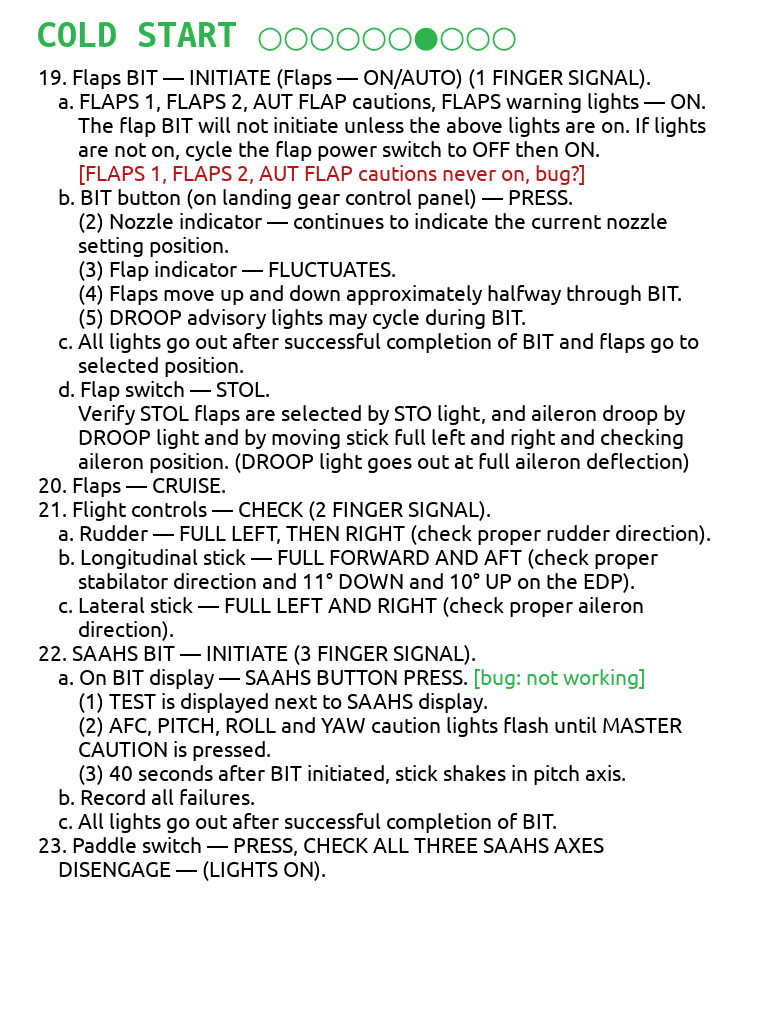
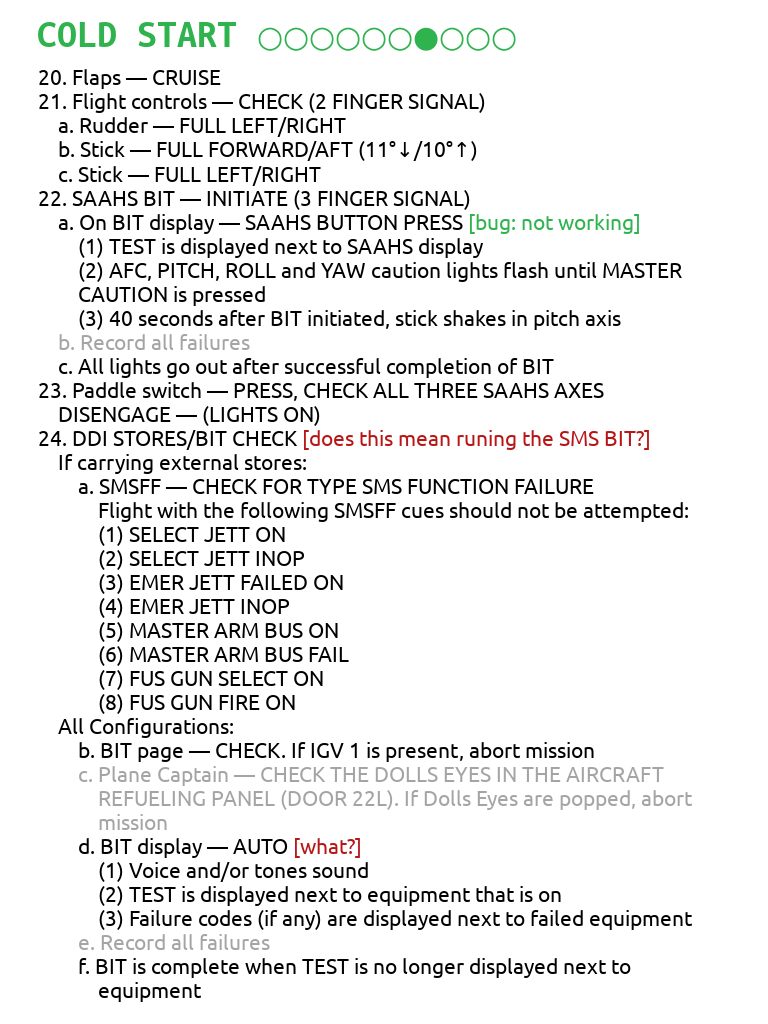
Layer changes from the first w=768, h=1024 image to the second:
renamed "19. Flaps BIT — INITIATE (Flap..." to "20. Flaps — CRUISE ...", painted on it over [39, 69, 710, 1002]
